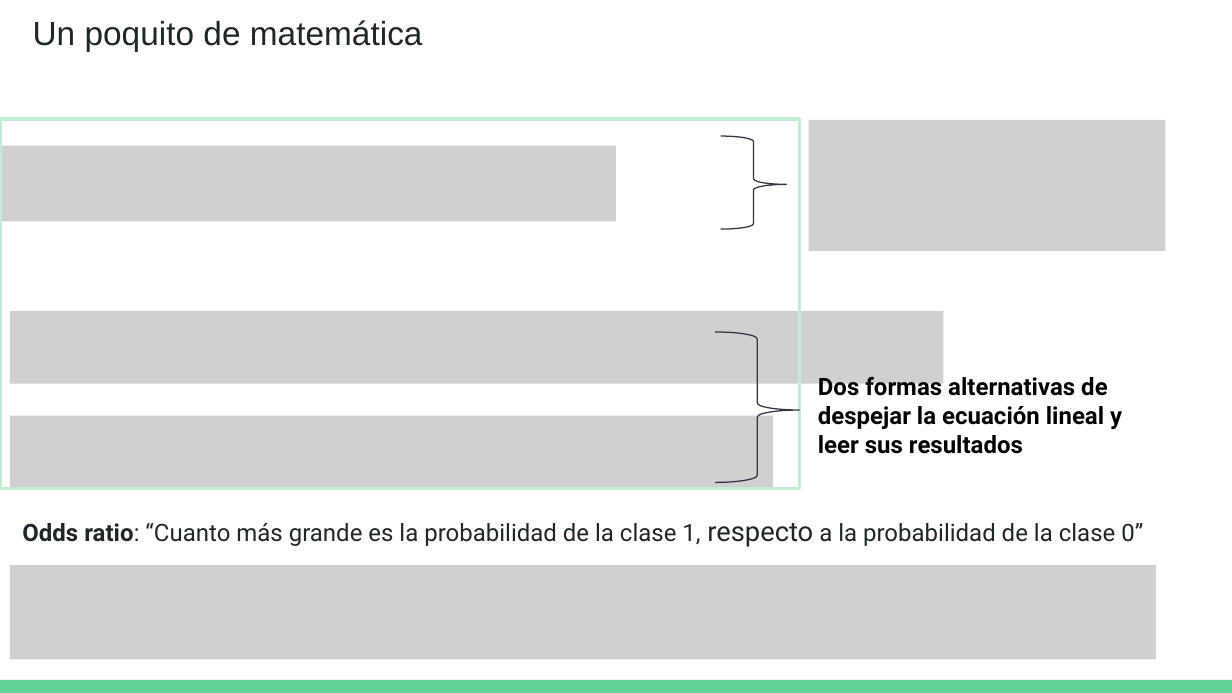
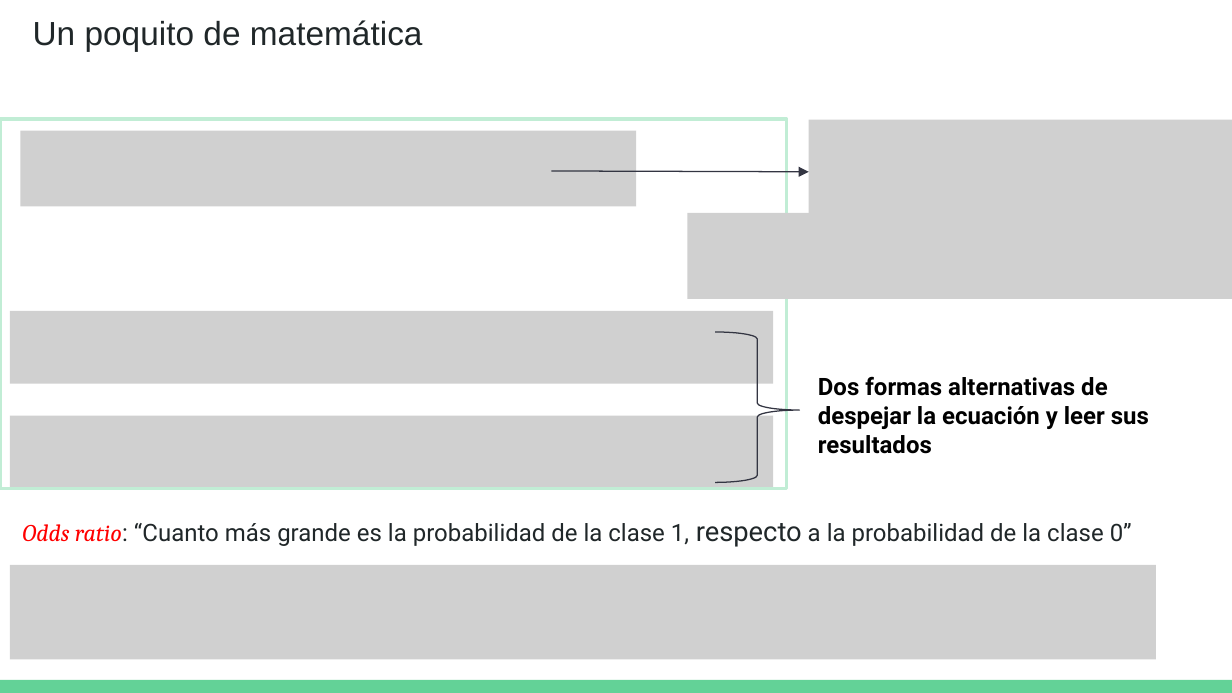
Before and after one commit to DCSCyHD/2023_modulo_3, a slide deck: slide 9 of clase4/teoricas_4a6.pptx. Drawn at 1232x693 pixels with LibreOffice and Linux fonts; fonts in the diff are those of the drawing; grey boxes stand for pictures. Boxes give left, top, right and bottom in pixels: in the first picture for what was removed or moved away, otherwise in the second. Text is boxed around its words. In the diff, an @@ line names an element or a change of style, - is before the commit and + after.

Commit message:
clase 4

```diff
--- a/clase4/teoricas_4a6.pptx
+++ b/clase4/teoricas_4a6.pptx
@@ rectangle: place and size @@
-rectangle at box(0, 118, 800, 488)
+rectangle at box(0, 118, 786, 488)
@@ picture: place and size @@
-picture at box(0, 145, 616, 222)
+picture at box(21, 131, 637, 207)
@@ right brace removed at box(721, 136, 786, 229) @@
@@ picture: place and size @@
-picture at box(808, 120, 1165, 251)
+picture at box(808, 120, 1232, 224)
@@ arrow added from (552, 171) to (808, 171), #333643 0.75 pt @@
@@ picture added at box(687, 213, 1232, 299) @@
@@ picture: place and size @@
-picture at box(10, 310, 944, 383)
+picture at box(10, 310, 774, 383)
@@ text at box(818, 376, 1149, 429): text changed @@
-Dos formas alternativas de despejar la ecuación lineal y leer sus resultados
+Dos formas alternativas de despejar la ecuación y leer sus resultados
@@ text "Odds ratio: “Cuanto más grande ..." at box(22, 523, 1132, 547): font Roboto to Cambria, text colour #202729 to #FF0000, bold off, italic on in "Odds ratio:" @@
```
Also in this commit, not shown: 8 other slides changed, 5 other files.
